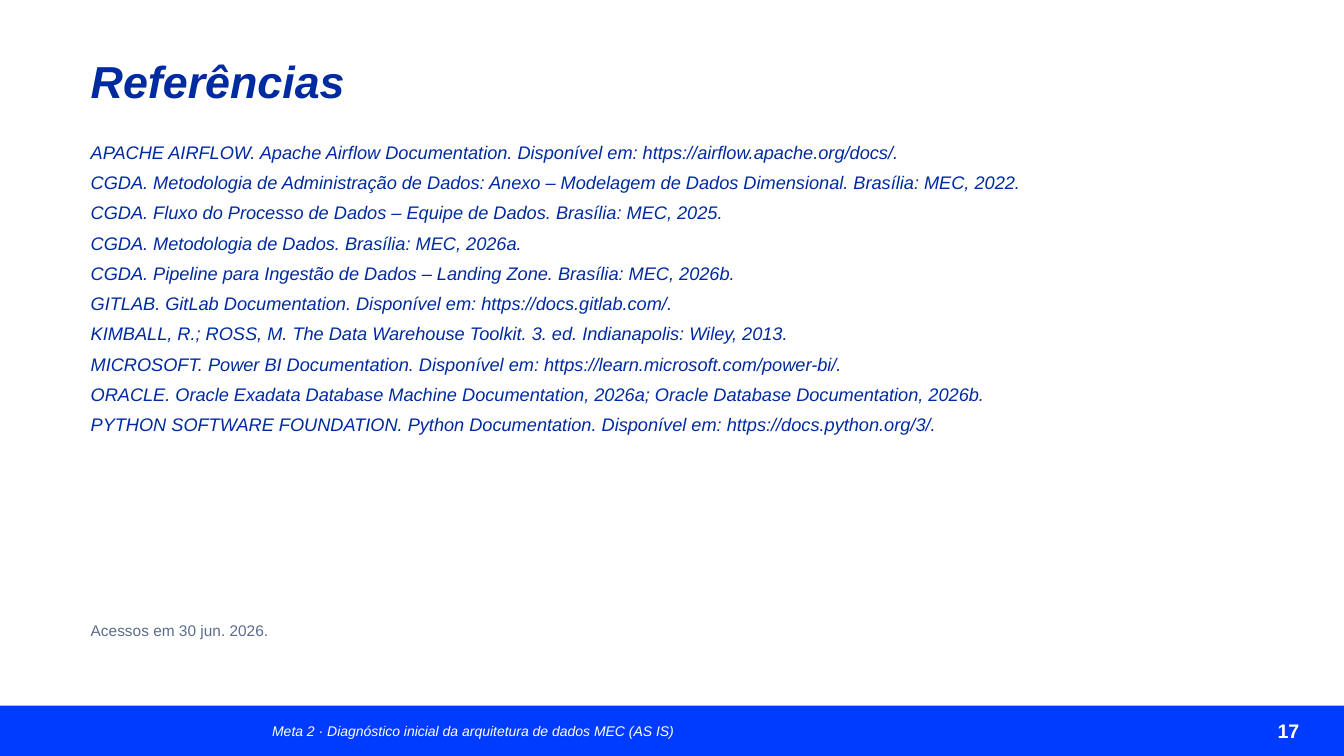
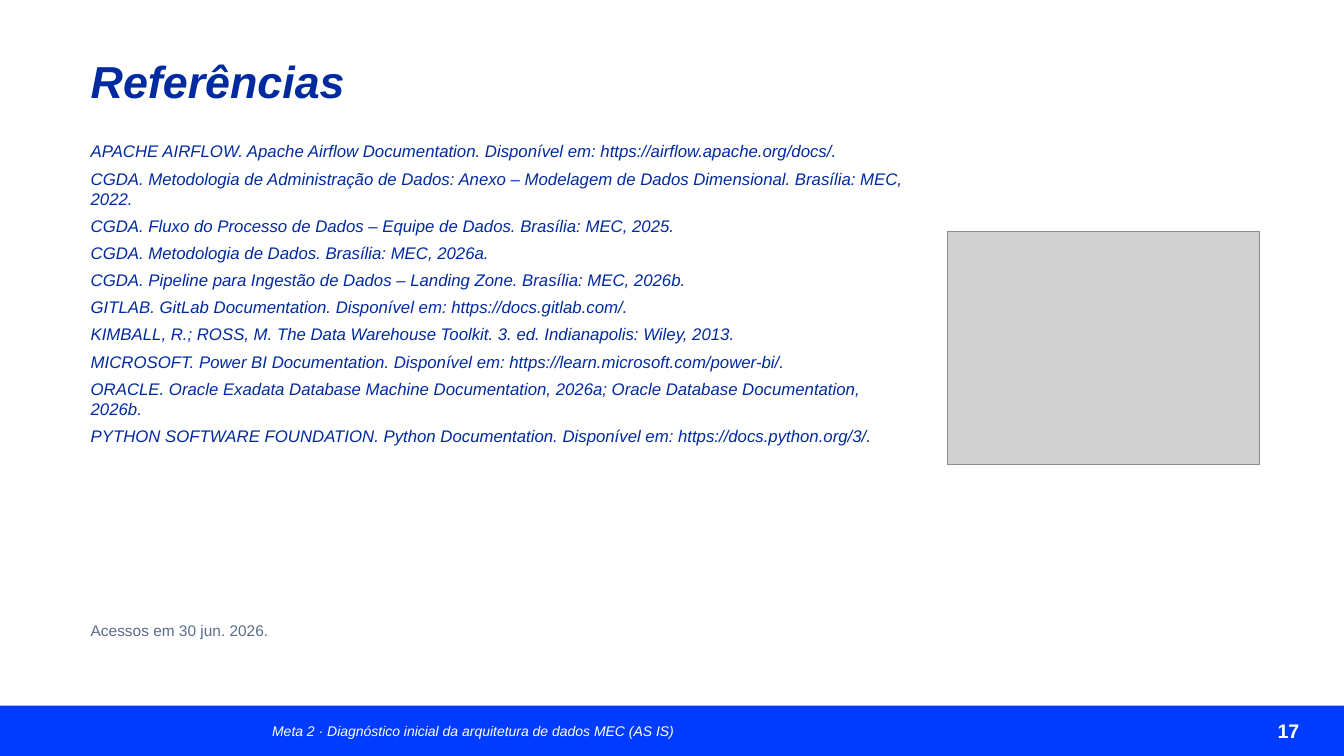
Before and after one commit to leomeurer/teste, a slide deck: slide 17 of Diagnostico_Arquitetura_Dados_MEC_AS_IS.pptx. Drawn at 1344x756 pixels with LibreOffice and Linux fonts; fonts in the diff are those of the drawing; grey boxes stand for pictures; background and template pictures are left out. Boxes give left, top, right and bottom in pixels: in the first picture for what was removed or moved away, otherwise in the second. Text is boxed around its words. In the diff, an @@ line names an element or a change of style, - is before the commit and + after.

```diff
--- a/Diagnostico_Arquitetura_Dados_MEC_AS_IS.pptx
+++ b/Diagnostico_Arquitetura_Dados_MEC_AS_IS.pptx
@@ text "APACHE AIRFLOW. Apache Airflow Documentation. ..." at (x1=91, y1=144, x2=902, y2=446): size 13 to 12 pt; less space between paragraphs @@
@@ picture added at (x1=948, y1=232, x2=1260, y2=465) @@
```
Also in this commit, not shown: 4 other slides changed.
